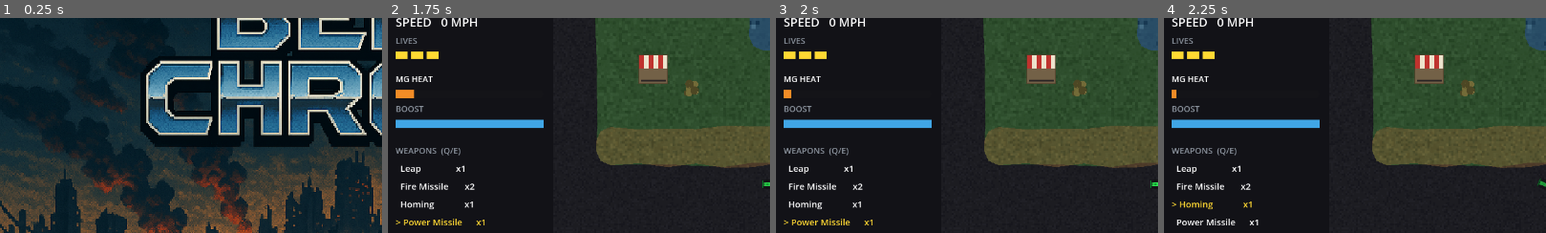
Above: before the commit, frames 1-4 (left to right).
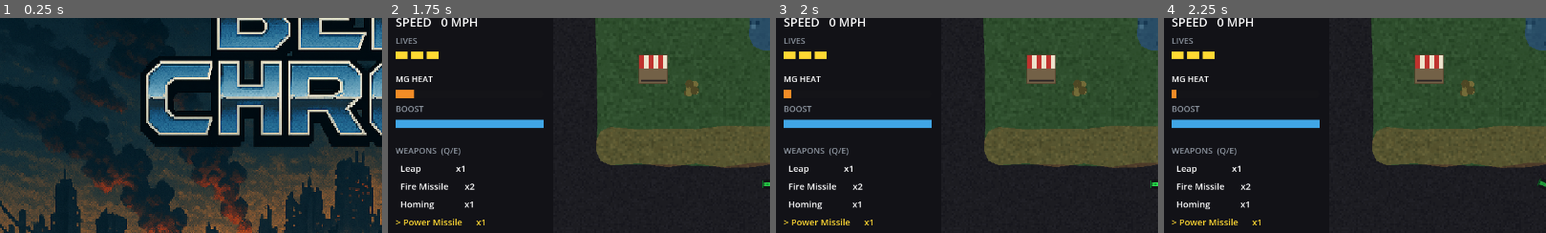
Above: after the commit, the same moments.

Repository: b3p3k0/bentchrome
Game: Godot game, scene res://ui/title.tscn
The game is run twice, just before and just after one commit, with the same random seed, the same clock (stepped at 60 frames per second) and the same inputs.
Inputs (mouse positions are % of the whole screen's width and height, from its top left):
- Up to frame 1 (0.25 s): no input
- Up to frame 2 (1.75 s): tap Enter (select_confirm) at 0.5 s; move the mouse to (72, 45) at 0.52 s; hold D (move_right) 0.53-1.25 s; tap Mouse wheel down (weapon_next) at 0.6 s; click (72, 45) at 0.67 s; tap Space at 0.77 s; tap Mouse wheel up (weapon_prev) at 0.8 s; drag from (30, 55) to (50, 6) at 1.27 s
- Up to frame 3 (2 s): no input
- Up to frame 4 (2.25 s): move the mouse to (60, 28) at 2.02 s; hold D (move_right) from 2.03 s (still down); tap Q at 2.1 s; click (60, 28) at 2.17 s
The pictures show only the part of the screen within x 0-50%, y 11-61%; the shares and areas given below are measured in that part.

Frames 1-3 are identical in both runs. In frame 4, 0.7% of the frame differs, in the area x 2-26%, y 84-97%.

Commit message:
Card 1: the cockpit gets rewired for mouse hands
Weapon cycling goes mouse-first: wheel both ways, "/" as the
keyboard fallback (next-only — auto-skip tours every armed slot).
E moves to handbrake (drifting lives next to WASD now), Ctrl becomes
the camera zoom toggle (with joy north button), and Q is deliberately
unbound — prime real estate held for future ideas. Bindings locked
by a new test suite.

Co-Authored-By: Claude Fable 5 <noreply@anthropic.com>

Diff:
--- a/game/input_router.gd
+++ b/game/input_router.gd
@@ -21,6 +21,7 @@
 const ACTION_SELECT_NEXT := &"select_next"
 const ACTION_SELECT_CONFIRM := &"select_confirm"
 const ACTION_SELECT_INFO := &"select_more_info"
+const ACTION_ZOOM := &"zoom_toggle"
 
 func _ready() -> void:
 	_ensure_action(ACTION_MOVE_UP, [_key(KEY_W), _key(KEY_UP), _axis(JOY_AXIS_LEFT_Y, -1.0)])
@@ -30,9 +31,14 @@
 	# LMB = primary (MG), RMB = selected — the shooter-standard, per playtesters.
 	_ensure_action(ACTION_FIRE_MG, [_mouse(MOUSE_BUTTON_LEFT), _key(KEY_SPACE)])
 	_ensure_action(ACTION_FIRE_SELECTED, [_mouse(MOUSE_BUTTON_RIGHT), _key(KEY_K)])
-	_ensure_action(ACTION_WEAPON_PREV, [_key(KEY_Q), _mouse(MOUSE_BUTTON_WHEEL_UP)])
-	_ensure_action(ACTION_WEAPON_NEXT, [_key(KEY_E), _mouse(MOUSE_BUTTON_WHEEL_DOWN)])
-	_ensure_action(ACTION_HANDBRAKE, [_key(KEY_CTRL), _joy_button(JOY_BUTTON_B)])
+	# Mouse-first weapons: wheel cycles, "/" is the keyboard fallback (next-only
+	# — auto-skip tours all slots). Q is deliberately unbound: prime real estate
+	# reserved for future ideas. E moves to handbrake (WASD-adjacent drifting);
+	# Ctrl becomes the camera zoom toggle.
+	_ensure_action(ACTION_WEAPON_PREV, [_mouse(MOUSE_BUTTON_WHEEL_UP)])
+	_ensure_action(ACTION_WEAPON_NEXT, [_key(KEY_SLASH), _mouse(MOUSE_BUTTON_WHEEL_DOWN)])
+	_ensure_action(ACTION_HANDBRAKE, [_key(KEY_E), _joy_button(JOY_BUTTON_B)])
+	_ensure_action(ACTION_ZOOM, [_key(KEY_CTRL), _joy_button(JOY_BUTTON_Y)])
 	_ensure_action(ACTION_BOOST, [_key(KEY_SHIFT), _joy_button(JOY_BUTTON_LEFT_SHOULDER)])
 	_ensure_action(ACTION_PAUSE, [_key(KEY_ESCAPE), _joy_button(JOY_BUTTON_START)])
 	_ensure_action(ACTION_SELECT_PREV, [_key(KEY_A), _key(KEY_LEFT), _axis(JOY_AXIS_LEFT_X, -1.0)])
--- a/tests/run_tests.gd
+++ b/tests/run_tests.gd
@@ -19,6 +19,7 @@
 	preload("res://tests/test_car_paint.gd"),
 	preload("res://tests/test_spawn_distance.gd"),
 	preload("res://tests/test_car_select_bio.gd"),
+	preload("res://tests/test_input_bindings.gd"),
 	preload("res://tests/test_ram_destructible.gd"),
 	preload("res://tests/test_health_station.gd"),
 	preload("res://tests/test_pit_zone.gd"),
--- /dev/null
+++ b/tests/test_input_bindings.gd
@@ -0,0 +1,25 @@
+extends RefCounted
+## Locks the July 2026 control remap: mouse-first weapon cycling ("/" keyboard
+## fallback, next-only), E handbrake, Ctrl zoom toggle, Q reserved/unbound.
+## InputRouter (autoload, live under the -s runner) built these actions.
+
+var t
+
+func _init(runner) -> void:
+	t = runner
+
+func _keys(action: StringName) -> Array:
+	var out := []
+	for ev in InputMap.action_get_events(action):
+		if ev is InputEventKey:
+			out.append(ev.physical_keycode)
+	return out
+
+func test_remap_bindings() -> void:
+	t.check(InputMap.has_action(&"zoom_toggle"), "remap: zoom_toggle action exists")
+	t.check(KEY_CTRL in _keys(&"zoom_toggle"), "remap: zoom on Ctrl")
+	t.check(KEY_E in _keys(&"handbrake"), "remap: handbrake on E")
+	t.check(not KEY_CTRL in _keys(&"handbrake"), "remap: handbrake off Ctrl")
+	t.check(KEY_SLASH in _keys(&"weapon_next"), "remap: '/' cycles next")
+	t.check(not KEY_E in _keys(&"weapon_next"), "remap: E freed from weapons")
+	t.check(_keys(&"weapon_prev").is_empty(), "remap: weapon_prev is wheel-only (Q reserved)")
Not shown, added: tests/test_input_bindings.gd.uid
